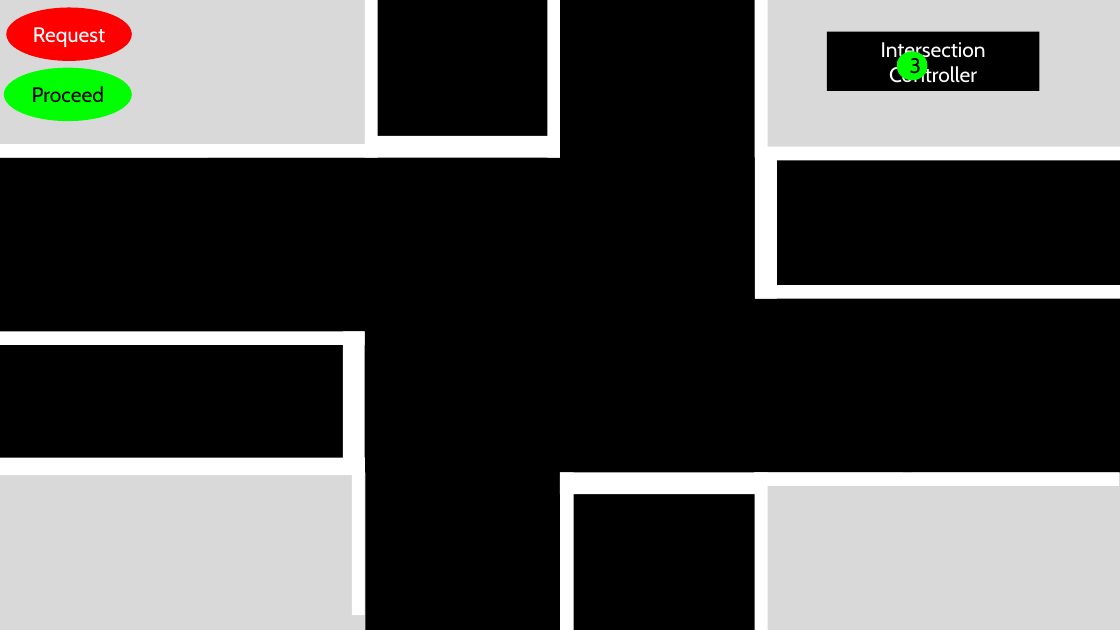
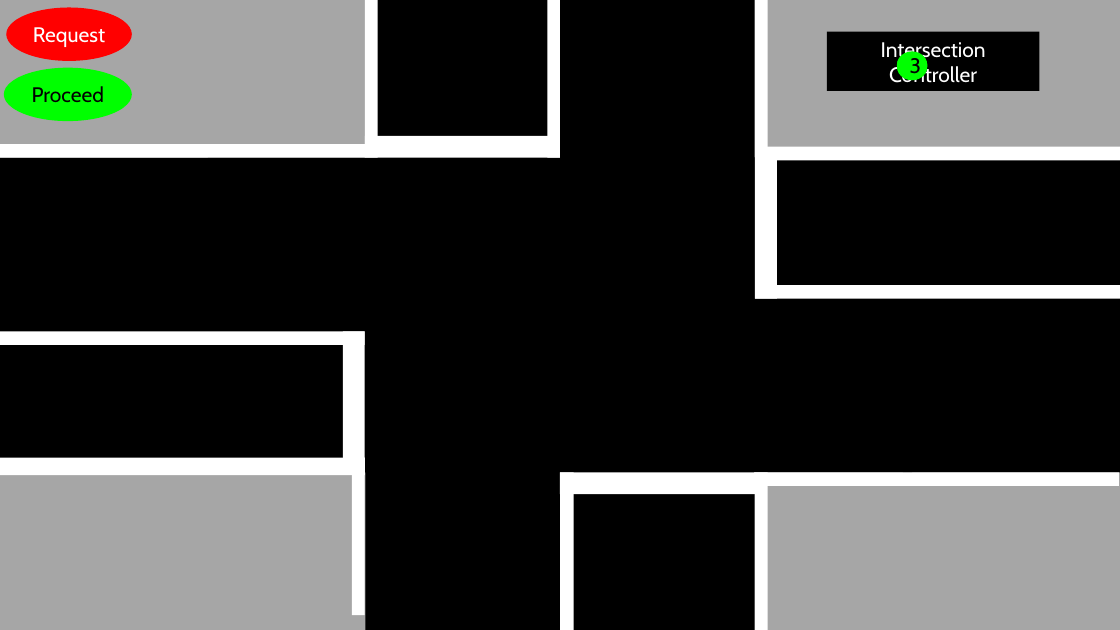
Before and after one commit to jean-lucas/vic, a slide deck: slide 9 of Presentation/Vehicle Intersection Control Presentation.pptx. Drawn at 1120x630 pixels with LibreOffice and Linux fonts; fonts in the diff are those of the drawing. Boxes give left, top, right and bottom in pixels: in the first picture for what was removed or moved away, otherwise in the second. Text is boxed around its words. In the diff, an @@ line names an element or a change of style, - is before the commit and + after.

```diff
--- a/Presentation/Vehicle Intersection Control Presentation.pptx
+++ b/Presentation/Vehicle Intersection Control Presentation.pptx
@@ background #D9D9D9 to #A6A6A6 @@
```
